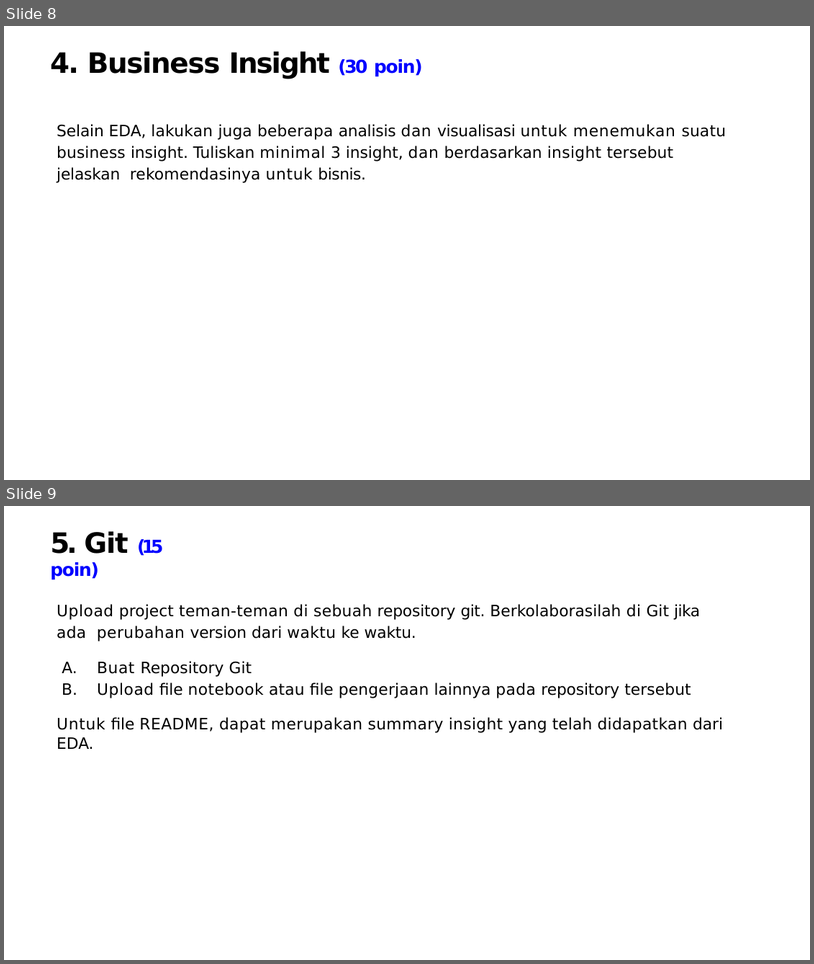
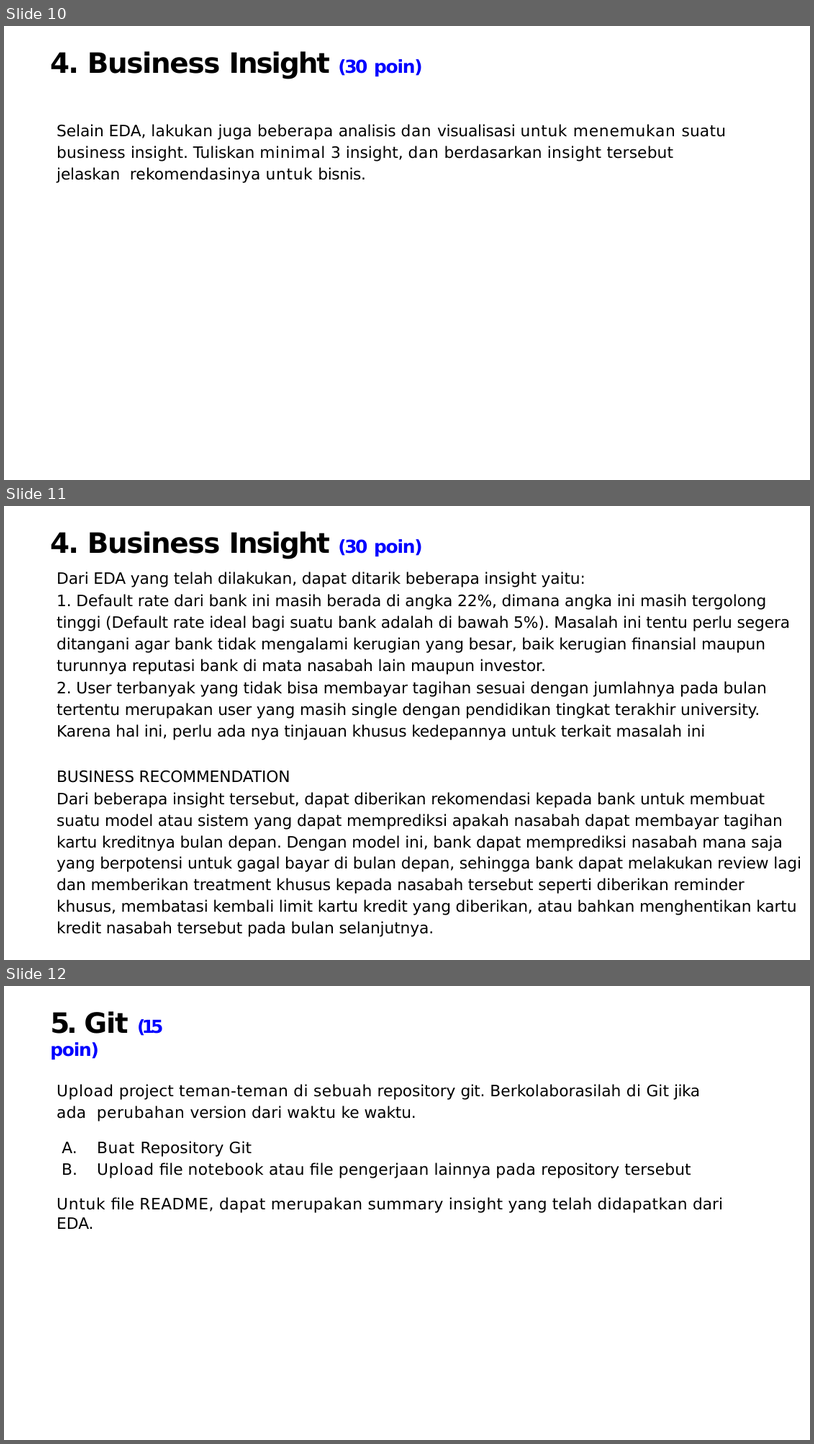
Before and after one commit to iqbalmudzakky/final_project, a slide deck: EDA - DATA MAGICIAN.pptx. Shown one above the other, each under a label of ours: slides 8 and 9 before the commit, slides 10, 11 and 12 after it. The pictures are 814x964 and 814x1444 pixels, drawn with LibreOffice and Linux fonts; fonts in the diff are those of the drawing; background and template pictures are left out. Boxes give left, top, right and bottom in pixels: in the first picture for what was removed or moved away, otherwise in the second. Text is boxed around its words. In the diff, an @@ line names an element or a change of style, - is before the commit and + after.

```diff
--- a/EDA - DATA MAGICIAN.pptx
+++ b/EDA - DATA MAGICIAN.pptx
@@ slide 11 added at [4,506,810,960], background picture (left out) @@
@@ text added at [50,531,423,559], 25 pt, text #000000, bold @@
+4. Business Insight (30 poin)
@@ text added at [57,572,802,937], 14 pt, text #000000 @@
+Dari EDA yang telah dilakukan, dapat ditarik beberapa insight yaitu:
+1. Default rate dari bank ini masih berada di angka 22%, dimana angka ini masih tergolong tinggi (Default rate ideal bagi suatu bank adalah di bawah 5%). Masalah ini tentu perlu segera ditangani agar bank tidak mengalami kerugian yang besar, baik kerugian finansial maupun turunnya reputasi bank di mata nasabah lain maupun investor.
+2. User terbanyak yang tidak bisa membayar tagihan sesuai dengan jumlahnya pada bulan tertentu merupakan user yang masih single dengan pendidikan tingkat terakhir university. Karena hal ini, perlu ada nya tinjauan khusus kedepannya untuk terkait masalah ini
+BUSINESS RECOMMENDATION
+Dari beberapa insight tersebut, dapat diberikan rekomendasi kepada bank untuk membuat suatu model atau sistem yang dapat memprediksi apakah nasabah dapat membayar tagihan kartu kreditnya bulan depan. Dengan model ini, bank dapat memprediksi nasabah mana saja yang berpotensi untuk gagal bayar di bulan depan, sehingga bank dapat melakukan review lagi dan memberikan treatment khusus kepada nasabah tersebut seperti diberikan reminder khusus, membatasi kembali limit kartu kredit yang diberikan, atau bahkan menghentikan kartu kredit nasabah tersebut pada bulan selanjutnya.
@@ what was slide 8 is now slide 10 @@
@@ what was slide 9 is now slide 12 @@
```
Also in this commit, not shown: 2 other slides added, 1 other file.
